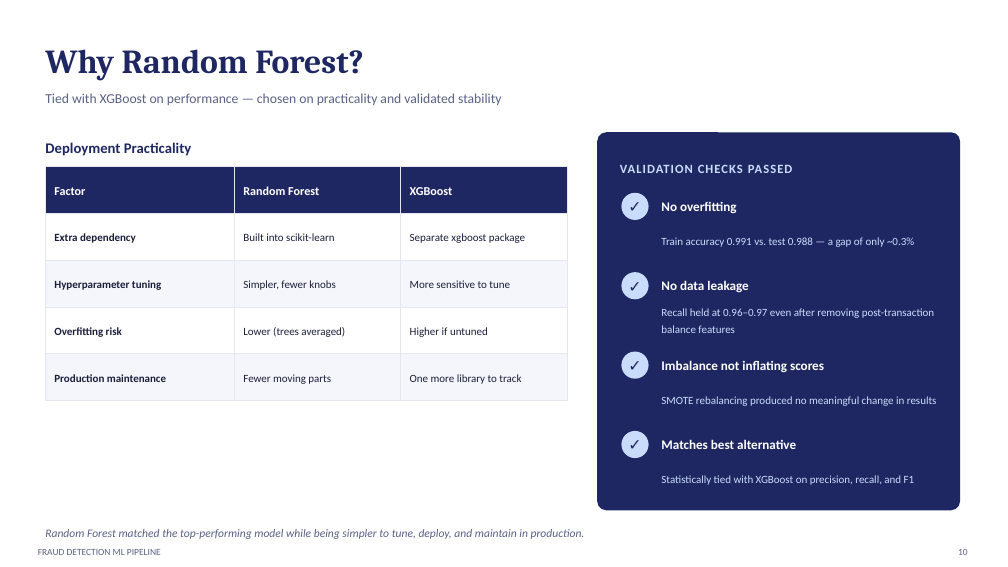
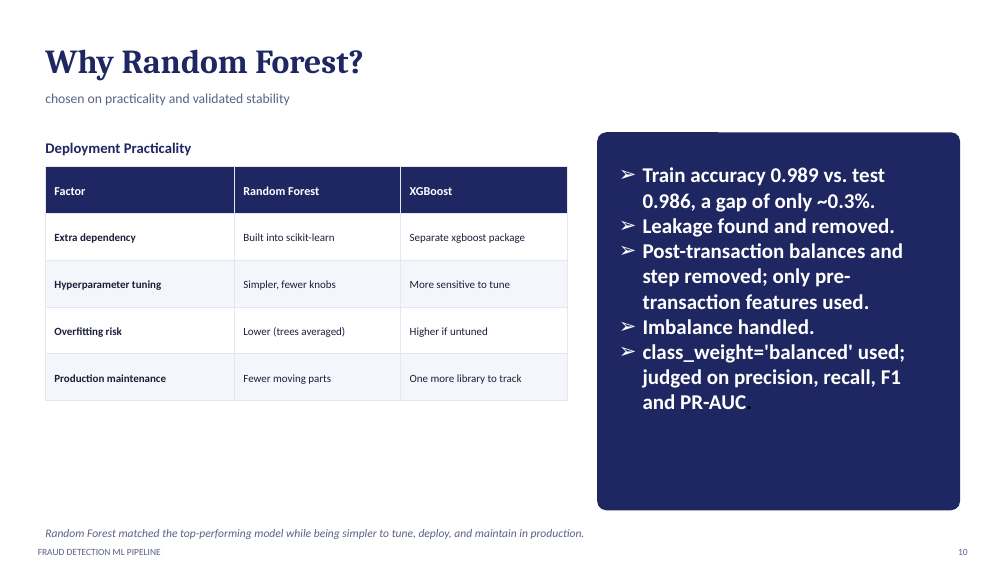
Before and after one commit to sabrinidhris/FRAUD-DETECTION, a slide deck: slide 12 of Fraud_Detection_Project.pptx. Drawn at 1008x567 pixels with LibreOffice and Linux fonts; fonts in the diff are those of the drawing. Boxes give left, top, right and bottom in pixels: in the first picture for what was removed or moved away, otherwise in the second. Text is boxed around its words. In the diff, an @@ line names an element or a change of style, - is before the commit and + after.

```diff
--- a/Fraud_Detection_Project.pptx
+++ b/Fraud_Detection_Project.pptx
@@ text at (x1=45, y1=93, x2=289, y2=105): text changed @@
-Tied with XGBoost on performance — chosen on practicality and validated stability
+chosen on practicality and validated stability
@@ text removed at (x1=620, y1=164, x2=793, y2=173) @@
-VALIDATION CHECKS PASSED
@@ text added at (x1=643, y1=167, x2=905, y2=409), 20 pt, text #FFFFFF, bold @@
+➢ Train accuracy 0.989 vs. test 0.986, a gap of only ~0.3%.
+➢ Leakage found and removed.
+➢ Post-transaction balances and step removed; only pre-transaction features used.
+➢ Imbalance handled.
+➢ class_weight='balanced' used; judged on precision, recall, F1 and PR-AUC.
@@ ellipse removed at (x1=622, y1=193, x2=649, y2=220) @@
@@ text removed at (x1=622, y1=193, x2=649, y2=220) @@
-✓
@@ text removed at (x1=661, y1=202, x2=737, y2=213) @@
-No overfitting
@@ text removed at (x1=661, y1=237, x2=914, y2=247) @@
-Train accuracy 0.991 vs. test 0.988 — a gap of only ~0.3%
@@ ellipse removed at (x1=622, y1=272, x2=649, y2=299) @@
@@ text removed at (x1=622, y1=272, x2=649, y2=299) @@
-✓
@@ text removed at (x1=661, y1=280, x2=749, y2=292) @@
-No data leakage
@@ text removed at (x1=661, y1=308, x2=934, y2=333) @@
-Recall held at 0.96–0.97 even after removing post-transaction balance features
@@ ellipse removed at (x1=622, y1=352, x2=649, y2=379) @@
@@ text removed at (x1=622, y1=352, x2=649, y2=379) @@
-✓
@@ text removed at (x1=661, y1=360, x2=824, y2=372) @@
-Imbalance not inflating scores
@@ text removed at (x1=661, y1=396, x2=937, y2=406) @@
-SMOTE rebalancing produced no meaningful change in results
@@ ellipse removed at (x1=622, y1=431, x2=649, y2=458) @@
@@ text removed at (x1=622, y1=431, x2=649, y2=458) @@
-✓
@@ text removed at (x1=661, y1=439, x2=796, y2=449) @@
-Matches best alternative
@@ text removed at (x1=661, y1=475, x2=915, y2=485) @@
-Statistically tied with XGBoost on precision, recall, and F1
```
Also in this commit, not shown: 9 other slides changed.
